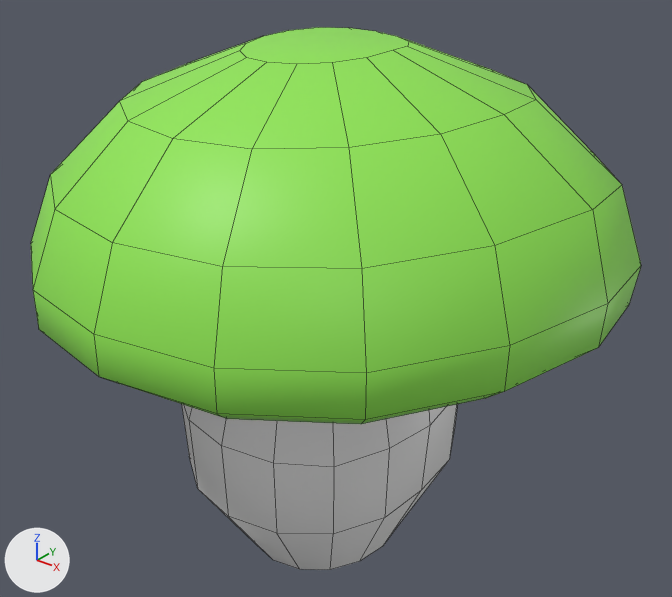
The FBX model Models/environment/mushroom2.fbx: old version first, new version second.
Camera for both pictures: a 50 mm camera at (0.975, -1.209, 1.251) aimed at (-0.006, 0.018, 0.491). The lights are fixed; the arrows at lower left show +X, +Y and +Z. Mesh edges are drawn as thin lines. Where no turn or scale is listed for an object, it has been applied to the vertices.

Names of what the first picture shows: 'mushroom.001'.
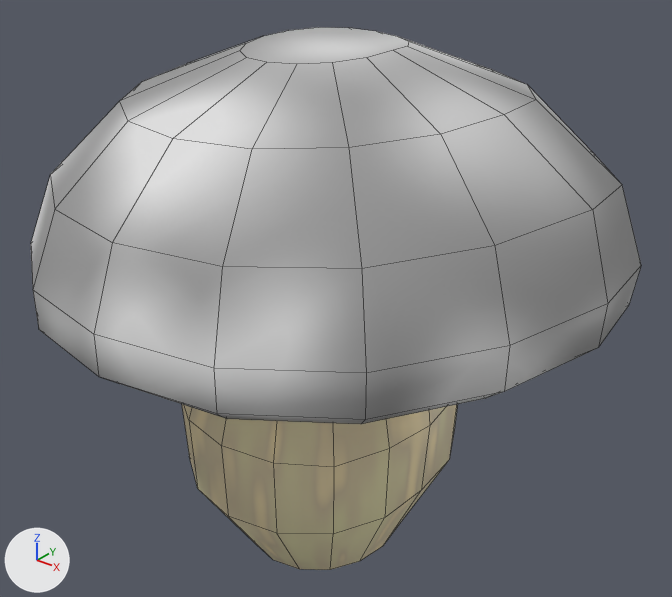
Commit message: added updated mushrooms

Where the newer file only moved an object's origin or applied its transform, the numbers keep the older frame.

The edits, one by one:
Picture 'mushroom_body_basecolor.png' (img_mushroom_body_basecolor_png) is new.
Picture 'mushroom_head_basecolor.png' (img_mushroom_head_basecolor_png) is new.
In material 'Material.002' (mat_material_002), base_color is no longer (0.28, 0.8, 0.0874), green #90e753.
In material 'Material.002' (mat_material_002), texture is now set to img_mushroom_head_basecolor_png.
Material 'mushroombody' (mat_mushroombody) is new.
Its texture is img_mushroom_body_basecolor_png.
me_cylinder_011 has 176 vertices, 161 faces and spans x -0.528..0.512, y -0.521..0.53, z -0.019..0.961.
me_cylinder_011 is used by ob_mushroom_001; location (0.0, 0.0, 0.0).
me_cylinder_011 part 1: texture (UV) coordinates of 161 of 161 faces, centred in x -0.508..0.495, y -0.501..0.511, z 0.07..0.955, changed; they spanned u 0.0..1.0, v 0.0..0.94 and now span u -1.87..1.8, v -0.53..2.42.
me_cylinder_011 no longer uses material mat_material (white #e7e7e7).
me_cylinder_011 now uses material mat_mushroombody (picture img_mushroom_body_basecolor_png).

Pixel boxes (x1, y1, x2, y2) of what changed, in the pictures (672 x 597 px):
'mushroom.001', surface changed, recoloured (green to grey)
    both: (31, 27, 641, 570)
